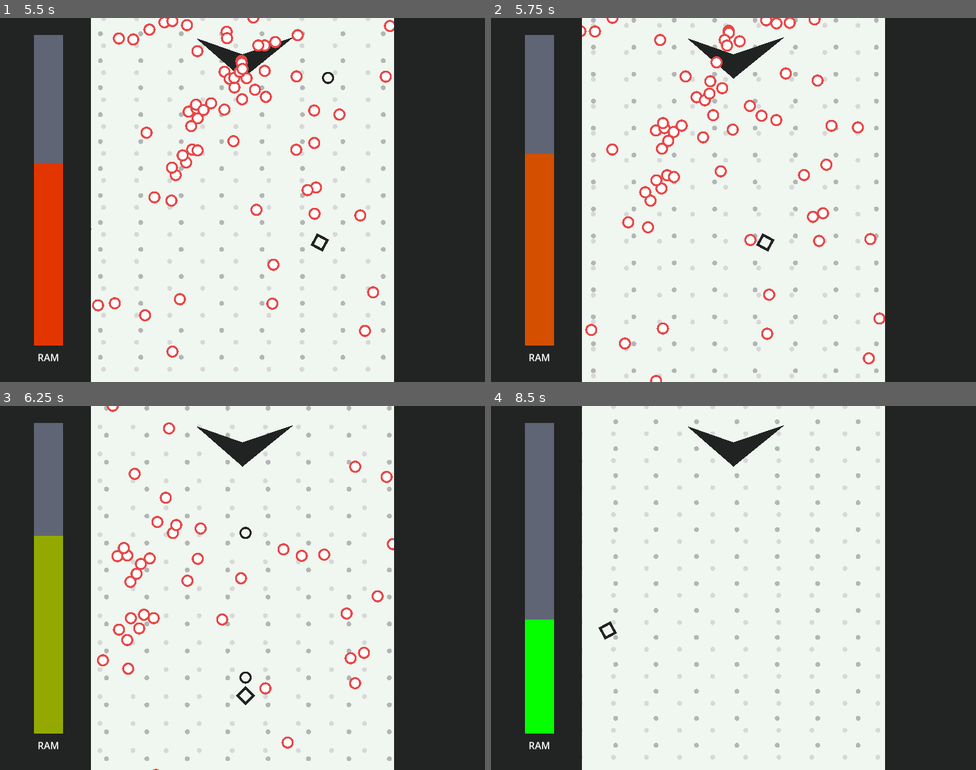
Above: before the commit, frames 1-4 (two rows, left to right).
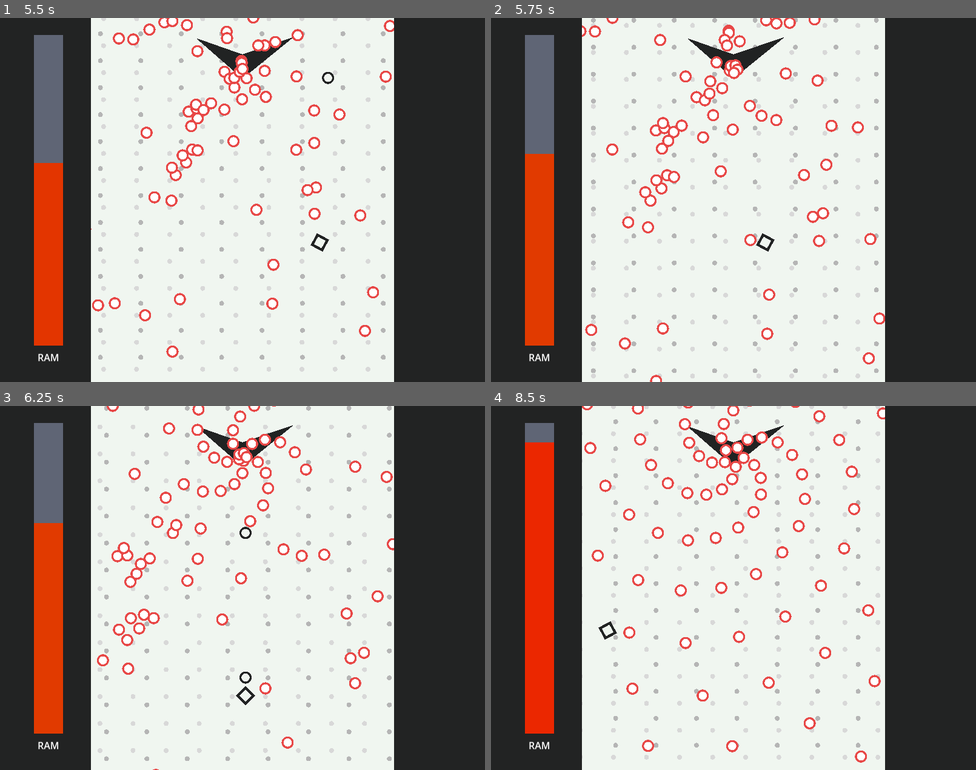
Above: after the commit, the same moments.

Repository: RainMa22/BulletHell
Game: Godot game, scene res://Scenes/Title.tscn
Same seed, same stepped clock (60 frames per second), same inputs: the game is played once before the commit and once after it.
Inputs:
- Up to frame 1 (5.5 s): click "Play New" at 0.5 s; hold D (Right) 1.28-2.03 s; hold Z (Shoot) 1.28-2.03 s; hold S (Down) 2.03-2.78 s; tap Z (Shoot) at 2.1, 3.6, 5.1 s; hold D (Right) 2.78-3.53 s; hold Z (Shoot) 2.78-3.53 s; hold W (Up) 3.53-4.28 s; hold Z (Shoot) 4.28-5.03 s; hold A (Left) from 4.28 s (still down)
- Up to frame 2 (5.75 s): keep holding A (Left)
- Up to frame 3 (6.25 s): release A (Left) at 5.78 s; hold S (Down) from 5.78 s (still down); hold Z (Shoot) from 5.78 s (still down)
- Up to frame 4 (8.5 s): release S (Down) at 6.53 s; release Z (Shoot) at 6.53 s; hold D (Right) 6.53-7.28 s; tap Z (Shoot) at 6.6, 8.1 s; hold W (Up) 7.28-8.03 s; hold Z (Shoot) 7.28-8.03 s; hold D (Right) from 8.03 s (still down)

Frame 1 is identical in both runs. In frame 2, 0.2% of the frame differs, in the area x 48-53%, y 11-17%; in frame 3, 4.6%; in frame 4, 7.4%, in the area x 7-82%, y 0-98%.
Error before the commit: Invalid call. Nonexistent function 'reset' in base 'Nil'. (res://src/boss/Boss.gd:33)

Commit message:
fixed a bug where null was appendeded to the list of attacc patterns

Diff:
--- a/src/boss/Enemy.gd
+++ b/src/boss/Enemy.gd
@@ -49,4 +49,4 @@
 	else:
 		pattern = SpiralPattern.new(self, pattern_time,firerate,
 		randi_range(SpiralPattern.SPIRAL_MIN, SpiralPattern.SPIRAL_MAX),rng.randi_range(0,1) == 1)
-	patterns.append(pattern)
+	return pattern
